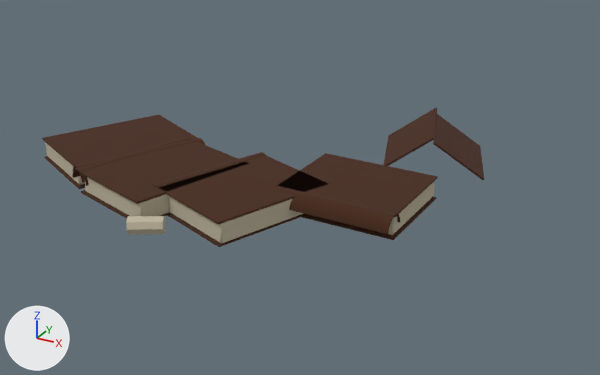
What one commit did to the glTF model godot/assets/props/modelle/buecher_kaputt.glb.
Both versions are drawn from a camera (50 mm lens) standing at (0.825, -1.268, 0.63) and looking at (0.162, -0.064, 0.028). The lights are fixed; the arrows at lower left show +X, +Y and +Z. The older version comes first. Vertices at exactly the same position are counted once.

In view in the first picture: 'buecher_kaputt'.
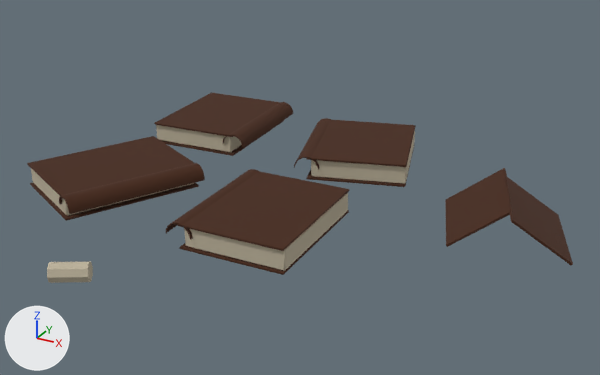
Pixel boxes [x1, y1, x2, y2] of what changed, in the pictures (600 x 375 px; the box of a moved part takes in the faces that stretch with it):
'buecher_kaputt', reshaped (23% wider, 36% taller)
    before: [42, 108, 484, 247]
    after: [27, 93, 573, 283]
part 1 of me_buecher_kaputt, moved or reshaped
    before: [45, 142, 85, 185]
    after: [31, 169, 194, 216]
part 2 of me_buecher_kaputt, moved or reshaped
    before: [84, 177, 169, 216]
    after: [184, 193, 348, 271]
part 3 of me_buecher_kaputt, moved or reshaped
    before: [168, 196, 304, 244]
    after: [156, 125, 242, 152]
part 4 of me_buecher_kaputt, moved or reshaped
    before: [388, 181, 435, 235]
    after: [311, 131, 415, 184]
part 5 of me_buecher_kaputt, moved or reshaped
    before: [126, 216, 166, 234]
    after: [47, 261, 93, 283]
part 6 of me_buecher_kaputt, moved or reshaped
    before: [45, 156, 85, 189]
    after: [30, 183, 199, 221]
part 7 of me_buecher_kaputt, moved or reshaped
    before: [42, 115, 197, 169]
    after: [27, 136, 194, 199]
part 8 of me_buecher_kaputt, moved or reshaped
    before: [73, 138, 205, 183]
    after: [59, 163, 205, 214]
part 9 of me_buecher_kaputt, moved or reshaped (mostly hidden before)
    before: [81, 190, 167, 219]
    after: [179, 210, 349, 275]
part 10 of me_buecher_kaputt, moved or reshaped
    before: [79, 139, 249, 204]
    after: [178, 171, 350, 251]
part 11 of me_buecher_kaputt, moved or reshaped
    before: [73, 137, 191, 186]
    after: [166, 169, 259, 240]
part 12 of me_buecher_kaputt, moved or reshaped
    before: [167, 212, 301, 247]
    after: [160, 120, 284, 156]
part 13 of me_buecher_kaputt, moved or reshaped
    before: [159, 155, 328, 224]
    after: [154, 93, 280, 137]
part 14 of me_buecher_kaputt, moved or reshaped
    before: [152, 152, 266, 188]
    after: [222, 102, 293, 148]
part 15 of me_buecher_kaputt, moved or reshaped
    before: [301, 197, 436, 240]
    after: [306, 148, 414, 187]
part 16 of me_buecher_kaputt, moved or reshaped
    before: [277, 153, 438, 218]
    after: [306, 120, 416, 167]
part 17 of me_buecher_kaputt, moved or reshaped
    before: [271, 186, 400, 234]
    after: [294, 118, 331, 170]
part 18 of me_buecher_kaputt, moved or reshaped
    before: [384, 108, 437, 166]
    after: [445, 168, 513, 247]
part 19 of me_buecher_kaputt, moved or reshaped
    before: [433, 113, 484, 180]
    after: [503, 175, 573, 266]

Edits to the bpy script that builds the scene:
```text
Change me_buecher_kaputt:
    remove me_buecher_kaputt.from_pydata(...)  # 496 vertices, 820 faces; spans x -0.393..0.428, y -0.329..0.352, z 0.0..0.076
    add me_buecher_kaputt.from_pydata(...)  # 496 vertices, 820 faces; spans x -0.323..0.648, y -0.509..0.308, z -0.001..0.071
    me_buecher_kaputt part 1: the loose piece of 24 vertices spanning x -0.39..-0.117, y -0.211..0.093, z 0.007..0.043 is moved by (0.07, -0.109, -0.002)
    me_buecher_kaputt part 2: the loose piece of 24 vertices spanning x -0.198..0.046, y -0.282..0.0, z 0.007..0.043 is turned 19.5 degrees about the z axis through its middle, then moved by (0.25, -0.049, -0.002)
    me_buecher_kaputt part 3: the loose piece of 24 vertices spanning x -0.032..0.219, y -0.282..-0.004, z 0.007..0.043 is turned -155.1 degrees about the z axis through its middle, then moved by (-0.268, 0.322, -0.002)
    me_buecher_kaputt part 4: the loose piece of 24 vertices spanning x 0.148..0.372, y -0.121..0.066, z 0.007..0.043 is turned -71.5 degrees about the z axis through its middle, then moved by (-0.076, 0.199, -0.002)
    me_buecher_kaputt part 5: the loose piece of 16 vertices spanning x -0.034..0.034, y -0.329..-0.271, z 0.0..0.032 is moved by (0.0, -0.18, 0.0)
    me_buecher_kaputt part 6: the loose piece of 24 vertices spanning x -0.393..-0.107, y -0.219..0.097, z 0.002..0.007 is moved by (0.07, -0.109, -0.002)
    me_buecher_kaputt part 7: the loose piece of 24 vertices spanning x -0.393..-0.107, y -0.219..0.097, z 0.044..0.048 is moved by (0.07, -0.109, -0.003)
    me_buecher_kaputt part 8: the loose piece of 44 vertices spanning x -0.245..-0.085, y -0.231..0.024, z 0.025..0.05 is moved by (0.07, -0.109, -0.002)
    me_buecher_kaputt part 9: the loose piece of 24 vertices spanning x -0.208..0.048, y -0.287..0.007, z 0.002..0.007 is turned 19.5 degrees about the z axis through its middle, then moved by (0.25, -0.05, -0.002)
    me_buecher_kaputt part 10: the loose piece of 24 vertices spanning x -0.208..0.048, y -0.287..0.007, z 0.044..0.048 is turned 19.5 degrees about the z axis through its middle, then moved by (0.25, -0.05, -0.003)
    me_buecher_kaputt part 11: the loose piece of 44 vertices spanning x -0.231..-0.11, y -0.238..0.015, z 0.025..0.05 is turned 19.5 degrees about the z axis through its middle, then moved by (0.246, -0.082, -0.002)
    me_buecher_kaputt part 12: the loose piece of 24 vertices spanning x -0.041..0.221, y -0.287..0.004, z 0.002..0.007 is turned -155.1 degrees about the z axis through its middle, then moved by (-0.26, 0.321, -0.002)
    me_buecher_kaputt part 13: the loose piece of 24 vertices spanning x -0.041..0.221, y -0.287..0.004, z 0.044..0.048 is turned -155.1 degrees about the z axis through its middle, then moved by (-0.26, 0.321, -0.003)
    me_buecher_kaputt part 14: the loose piece of 44 vertices spanning x -0.064..0.067, y -0.228..0.013, z 0.025..0.05 is turned -155.1 degrees about the z axis through its middle, then moved by (-0.076, 0.294, -0.002)
    me_buecher_kaputt part 15: the loose piece of 24 vertices spanning x 0.143..0.377, y -0.129..0.066, z 0.002..0.007 is turned -71.5 degrees about the z axis through its middle, then moved by (-0.08, 0.201, -0.002)
    me_buecher_kaputt part 16: the loose piece of 24 vertices spanning x 0.143..0.377, y -0.129..0.066, z 0.044..0.048 is turned -71.5 degrees about the z axis through its middle, then moved by (-0.08, 0.201, -0.003)
    me_buecher_kaputt part 17: the loose piece of 44 vertices spanning x 0.143..0.374, y -0.153..-0.1, z 0.025..0.05 is turned -71.5 degrees about the z axis through its middle, then moved by (-0.169, 0.268, -0.002)
    me_buecher_kaputt part 18: the loose piece of 8 vertices spanning x 0.172..0.328, y 0.148..0.352, z 0.004..0.076 is moved by (0.22, -0.25, -0.005)
    me_buecher_kaputt part 19: the loose piece of 8 vertices spanning x 0.272..0.428, y 0.148..0.352, z 0.004..0.076 is moved by (0.22, -0.25, -0.005)
```
